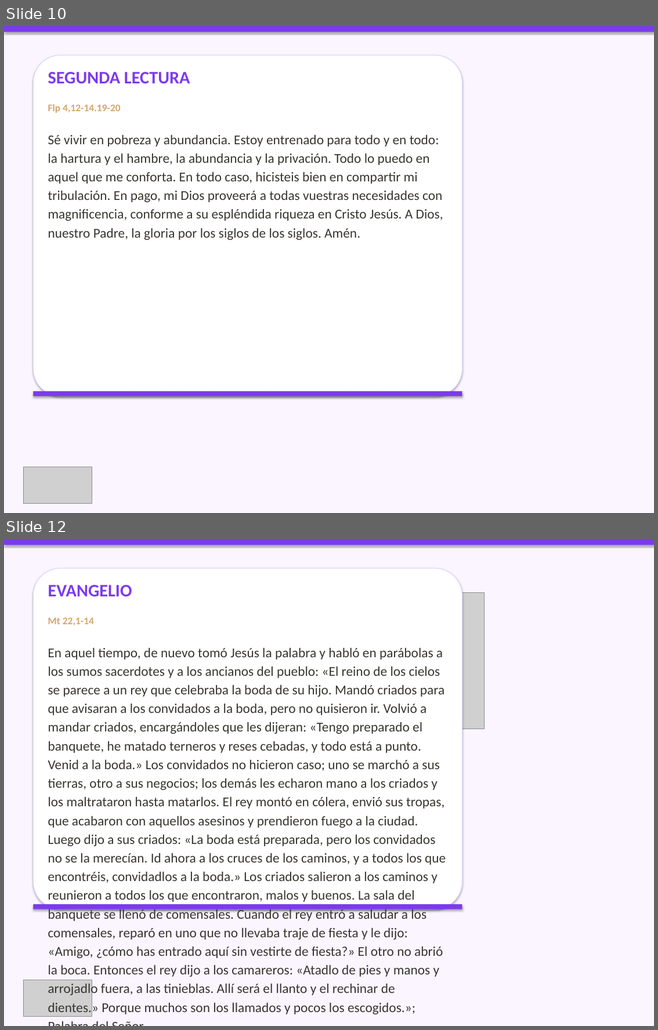
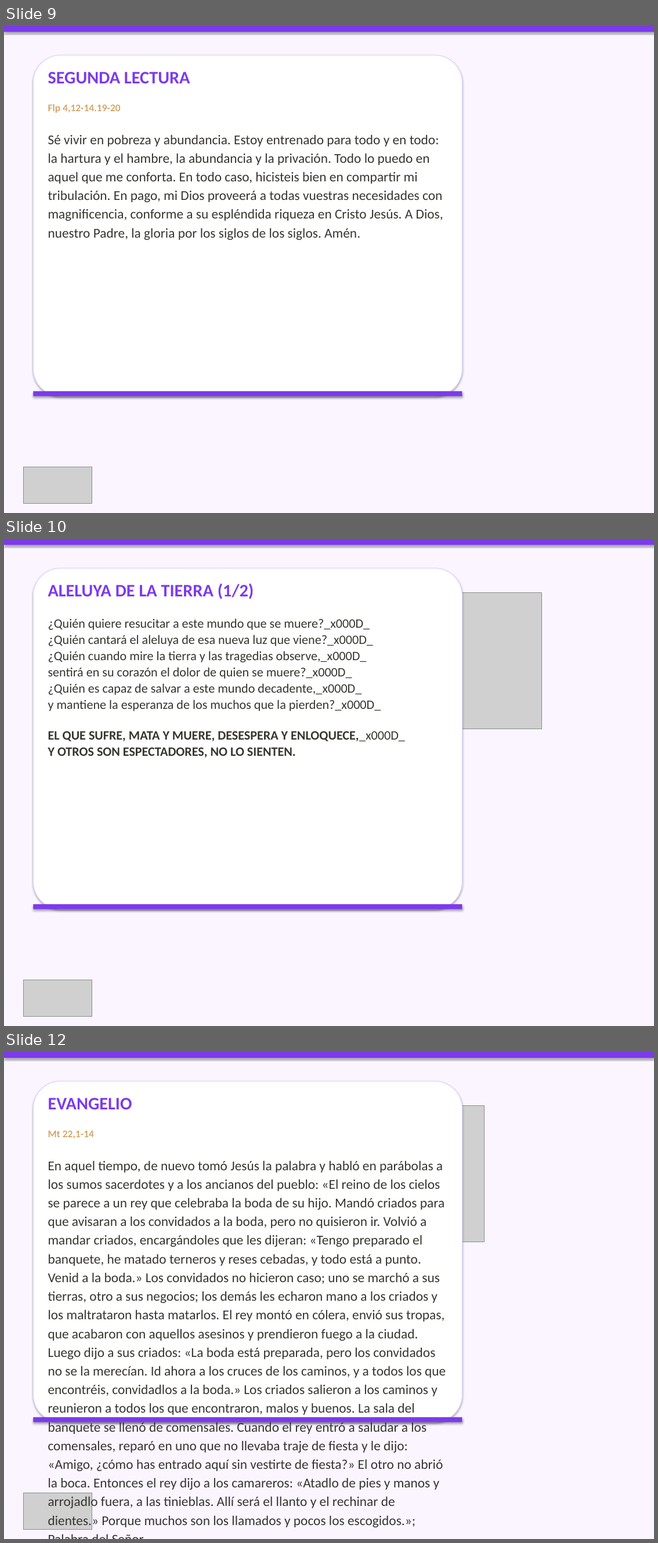
Before and after one commit to CC5M5/CCE-M5, a slide deck: presentaciones_html/2026-10-11_presentacion/2026-10-11_presentacion.pptx. Shown one above the other, each under a label of ours: slides 10 and 12 before the commit, slides 9, 10 and 12 after it; the slides between them are not shown. The pictures are 658x1030 and 658x1543 pixels, drawn with LibreOffice and Linux fonts; fonts in the diff are those of the drawing; grey boxes stand for pictures. Boxes give left, top, right and bottom in pixels: in the first picture for what was removed or moved away, otherwise in the second. Text is boxed around its words. In the diff, an @@ line names an element or a change of style, - is before the commit and + after.

```diff
--- a/presentaciones_html/2026-10-11_presentacion/2026-10-11_presentacion.pptx
+++ b/presentaciones_html/2026-10-11_presentacion/2026-10-11_presentacion.pptx
@@ slide 10 added at [4,539,654,1026], background #FAF5FF @@
@@ rectangle added at [4,539,654,545], fill #7C3AED @@
@@ rounded rectangle added at [33,568,462,910], fill #FFFFFF, outline #DDD6FE 1 pt @@
@@ text added at [48,583,405,758], 19 pt, text #37352F @@
+ALELUYA DE LA TIERRA (1/2)
+¿Quién quiere resucitar a este mundo que se muere?_x000D_
+¿Quién cantará el aleluya de esa nueva luz que viene?_x000D_
+¿Quién cuando mire la tierra y las tragedias observe,_x000D_
+sentirá en su corazón el dolor de quien se muere?_x000D_
+¿Quién es capaz de salvar a este mundo decadente,_x000D_
+y mantiene la esperanza de los muchos que la pierden?_x000D_
+EL QUE SUFRE, MATA Y MUERE, DESESPERA Y ENLOQUECE,_x000D_
+Y OTROS SON ESPECTADORES, NO LO SIENTEN.
@@ picture added at [360,592,542,729] @@
@@ rectangle added at [33,904,462,910], fill #7C3AED @@
@@ picture added at [24,980,92,1016] @@
@@ what was slide 10 is now slide 9 @@
```
Also in this commit, not shown: 4 slides changed, 6 other slides added, 7 slides removed, 18 other files.
